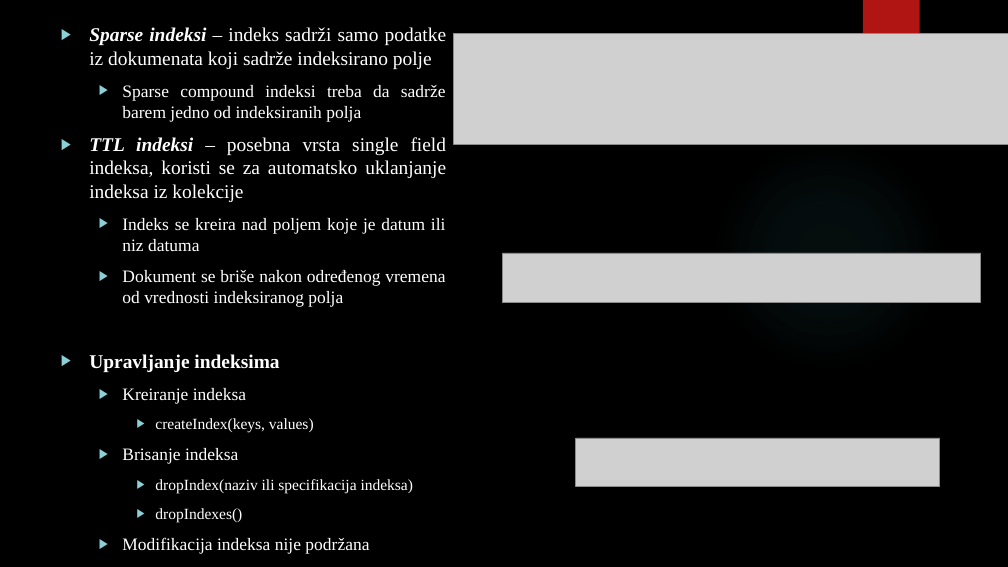
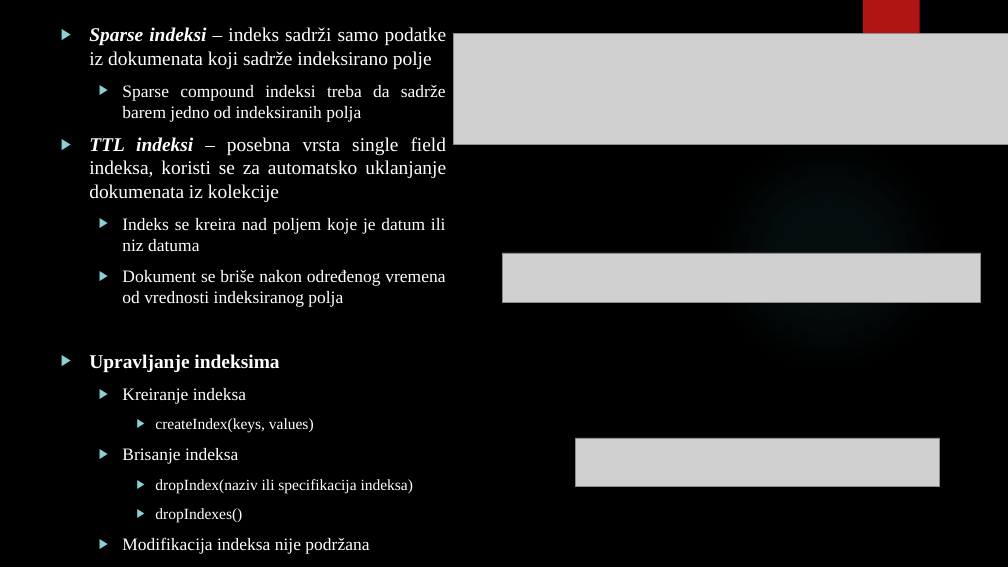
Before and after one commit to Kristina-A/DBMS, a slide deck: slide 11 of Seminarski rad I/Interna struktura i organizacija indeksa MongoDB baze podataka.pptx (slide 12 before the commit). Drawn at 1008x567 pixels with LibreOffice and Linux fonts; fonts in the diff are those of the drawing; grey boxes stand for pictures; background and template pictures are left out. Boxes give left, top, right and bottom in pixels: in the first picture for what was removed or moved away, otherwise in the second. Text is boxed around its words. In the diff, an @@ line names an element or a change of style, - is before the commit and + after.

```diff
--- a/Seminarski rad I/Interna struktura i organizacija indeksa MongoDB baze podataka.pptx
+++ b/Seminarski rad I/Interna struktura i organizacija indeksa MongoDB baze podataka.pptx
@@ text at [89,137,447,202]: text changed @@
-▶ TTL indeksi – posebna vrsta single field indeksa, koristi se za automatsko uklanjanje indeksa iz kolekcije
+▶ TTL indeksi – posebna vrsta single field indeksa, koristi se za automatsko uklanjanje dokumenata iz kolekcije
```
Also in this commit, not shown: 2 other slides changed, 2 slides removed.
